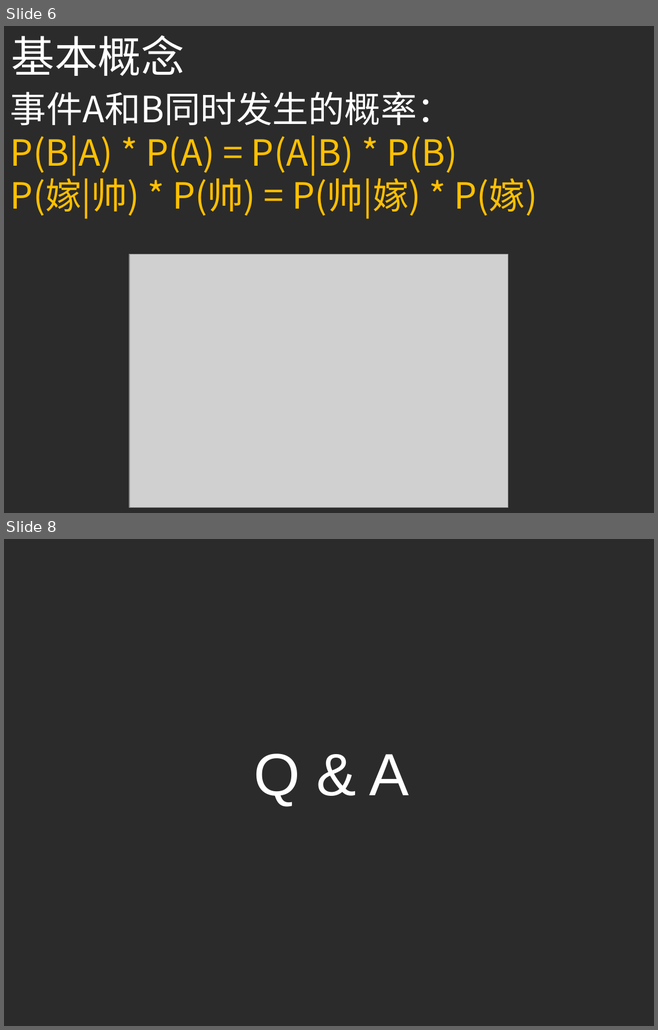
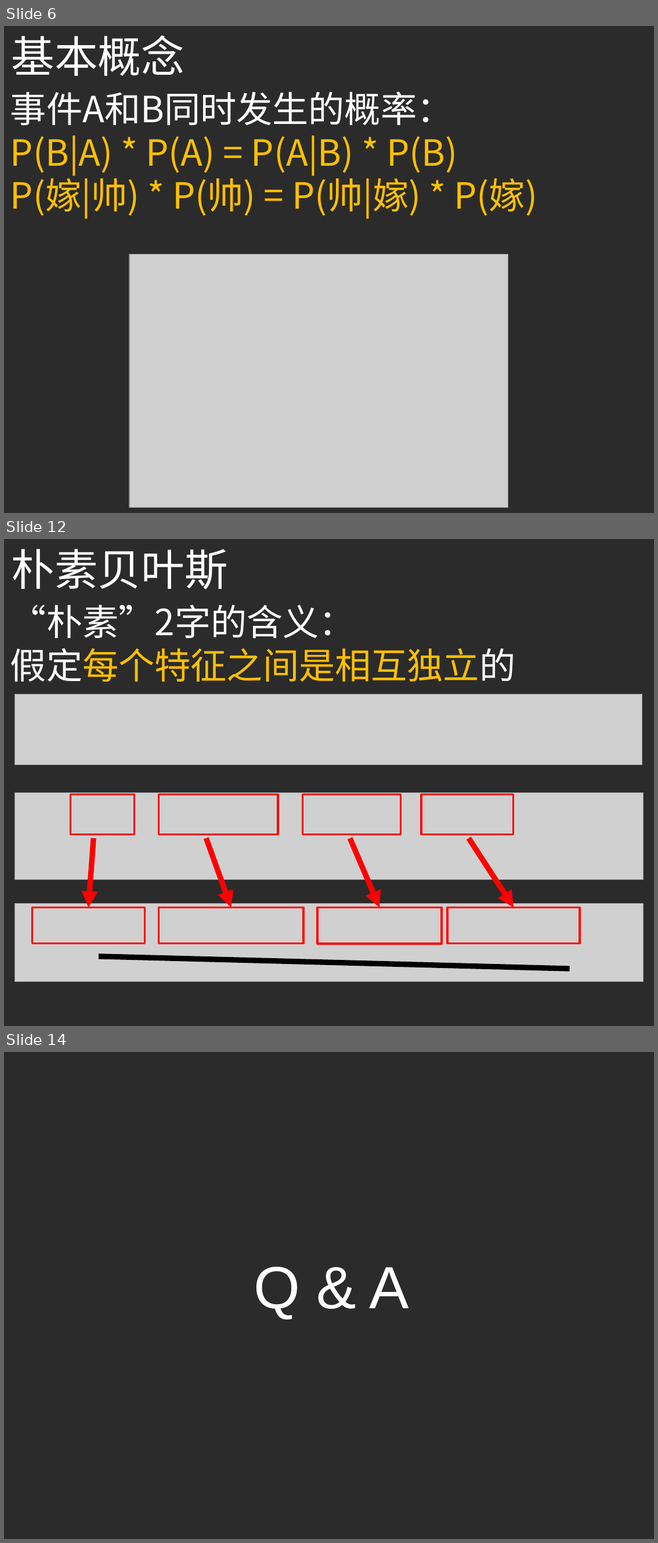
Before and after one commit to ouriris/ml-course, a slide deck: chapter.4/ppt/ML_CH4_Naive_Bayes.pptx. Shown one above the other, each under a label of ours: slides 6 and 8 before the commit, slides 6, 12 and 14 after it; the slides between them are not shown. The pictures are 658x1030 and 658x1543 pixels, drawn with LibreOffice and Linux fonts; fonts in the diff are those of the drawing; grey boxes stand for pictures; background and template pictures are left out; a plain dark background stands for a picture behind light text. Boxes give left, top, right and bottom in pixels: in the first picture for what was removed or moved away, otherwise in the second. Text is boxed around its words. In the diff, an @@ line names an element or a change of style, - is before the commit and + after.

```diff
--- a/chapter.4/ppt/ML_CH4_Naive_Bayes.pptx
+++ b/chapter.4/ppt/ML_CH4_Naive_Bayes.pptx
@@ slide 12 added at (4, 539, 654, 1026), background picture (left out) @@
@@ text added at (12, 549, 228, 589), 48 pt, text #FFFFFF @@
+朴素贝叶斯
@@ text added at (10, 605, 515, 682), 40 pt, text #FFFFFF @@
+“朴素”2字的含义：
+假定每个特征之间是相互独立的
@@ picture added at (15, 694, 642, 765) @@
@@ picture added at (15, 793, 643, 880) @@
@@ rectangle added at (70, 794, 134, 835), outline #FF0000 2.25 pt @@
@@ rectangle added at (159, 794, 278, 835), outline #FF0000 2.25 pt @@
@@ rectangle added at (302, 794, 400, 835), outline #FF0000 2.25 pt @@
@@ rectangle added at (421, 794, 513, 835), outline #FF0000 2.25 pt @@
@@ arrow added from (94, 838) to (89, 907), #FF0000 6 pt @@
@@ arrow added from (206, 838) to (231, 907), #FF0000 6 pt @@
@@ arrow added from (350, 838) to (379, 908), #FF0000 6 pt @@
@@ arrow added from (469, 838) to (513, 907), #FF0000 6 pt @@
@@ picture added at (15, 903, 643, 982) @@
@@ rectangle added at (32, 907, 144, 944), outline #FF0000 2.25 pt @@
@@ rectangle added at (159, 907, 303, 944), outline #FF0000 2.25 pt @@
@@ rectangle added at (317, 908, 441, 944), outline #FF0000 2.25 pt @@
@@ rectangle added at (447, 907, 579, 944), outline #FF0000 2.25 pt @@
@@ line added from (99, 957) to (569, 969), #000000 6 pt @@
@@ what was slide 8 is now slide 14 @@
```
Also in this commit, not shown: 1 slide changed, 6 other slides added, 1 slide removed, 1 other file.
